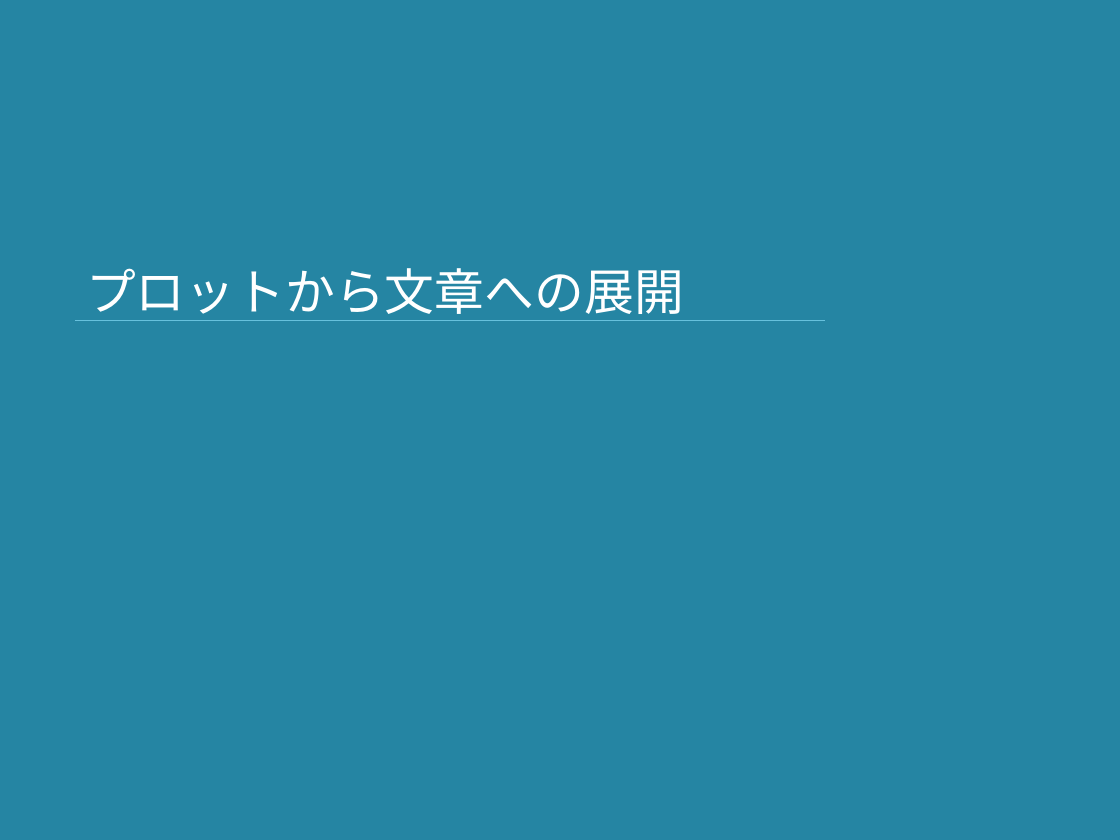
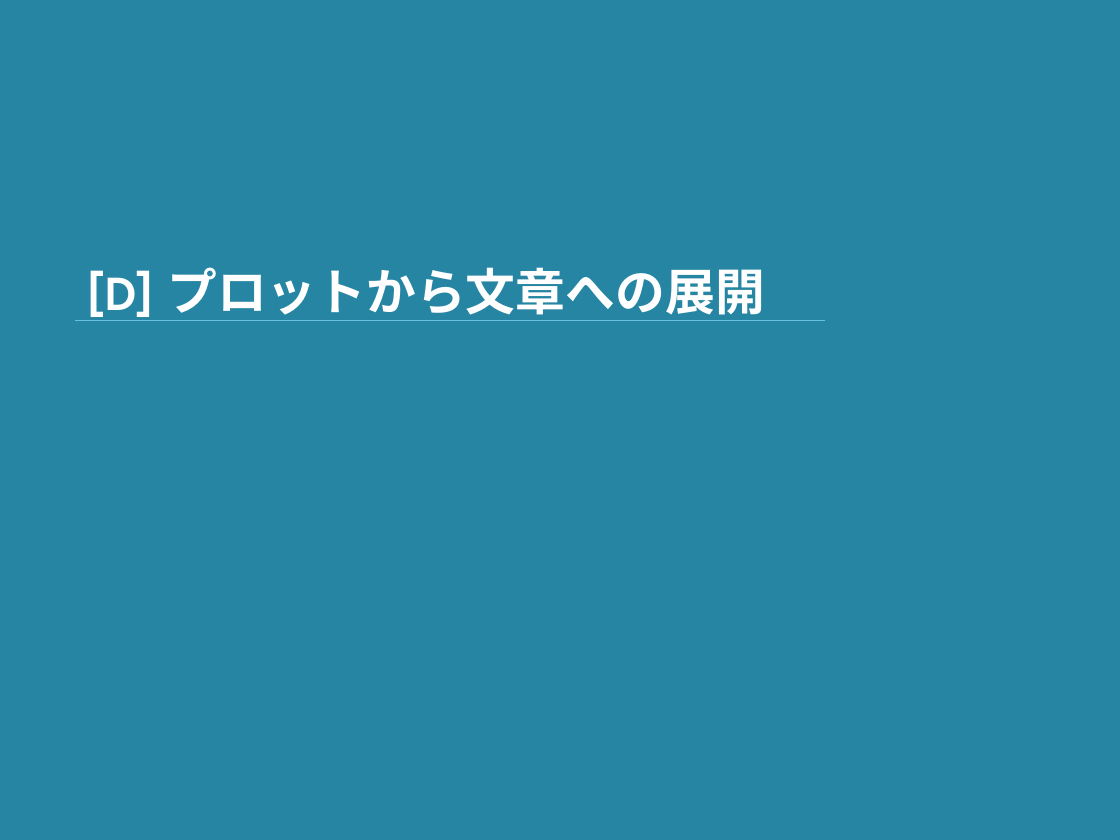
Before and after one commit to shioya-lab/how-to, a slide deck: slide 32 of writing.pptx. Drawn at 1120x840 pixels with LibreOffice and Linux fonts; fonts in the diff are those of the drawing. Boxes give left, top, right and bottom in pixels: in the first picture for what was removed or moved away, otherwise in the second. Text is boxed around its words. In the diff, an @@ line names an element or a change of style, - is before the commit and + after.

Commit message:
文章の書き方を v4 に更新

```diff
--- a/writing.pptx
+++ b/writing.pptx
@@ title at (x1=86, y1=267, x2=765, y2=321): text changed; bold on @@
-プロットから文章への展開
+[D] プロットから文章への展開
```
Also in this commit, not shown: 10 other slides changed, 1 other file.
